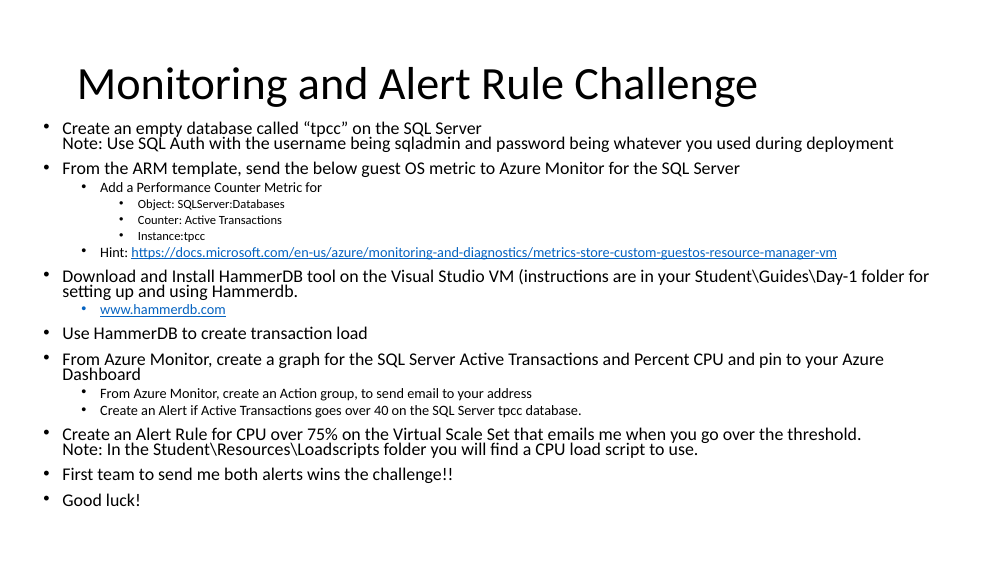
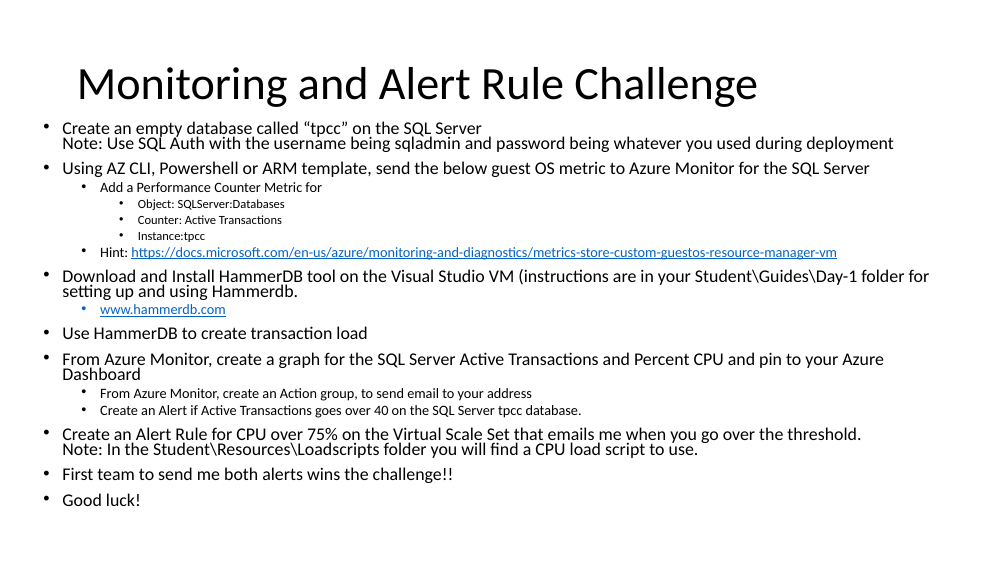
Before and after one commit to msghaleb/AzureMonitorHackathon, a slide deck: slide 5 of Student/Guides/Challenges.pptx. Drawn at 1008x567 pixels with LibreOffice and Linux fonts; fonts in the diff are those of the drawing. Boxes give left, top, right and bottom in pixels: in the first picture for what was removed or moved away, otherwise in the second. Text is boxed around its words. In the diff, an @@ line names an element or a change of style, - is before the commit and + after.

Commit message:
Updated Challenge 1
Updated Challenge 1 to allow use of multiple automation types: AZ CLI, Powershell or ARM Template

```diff
--- a/Student/Guides/Challenges.pptx
+++ b/Student/Guides/Challenges.pptx
@@ text at bbox=[62, 161, 870, 177]: text changed @@
-• From the ARM template, send the below guest OS metric to Azure Monitor for the SQL Server
+• Using AZ CLI, Powershell or ARM template, send the below guest OS metric to Azure Monitor for the SQL Server
```
